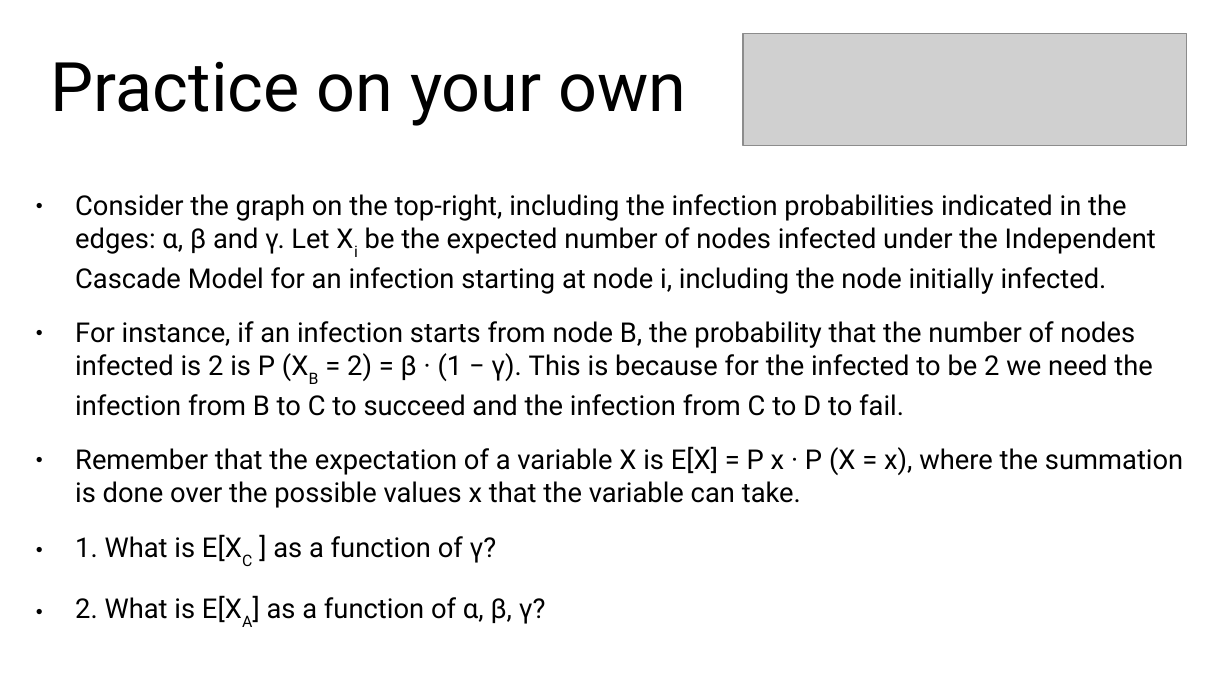
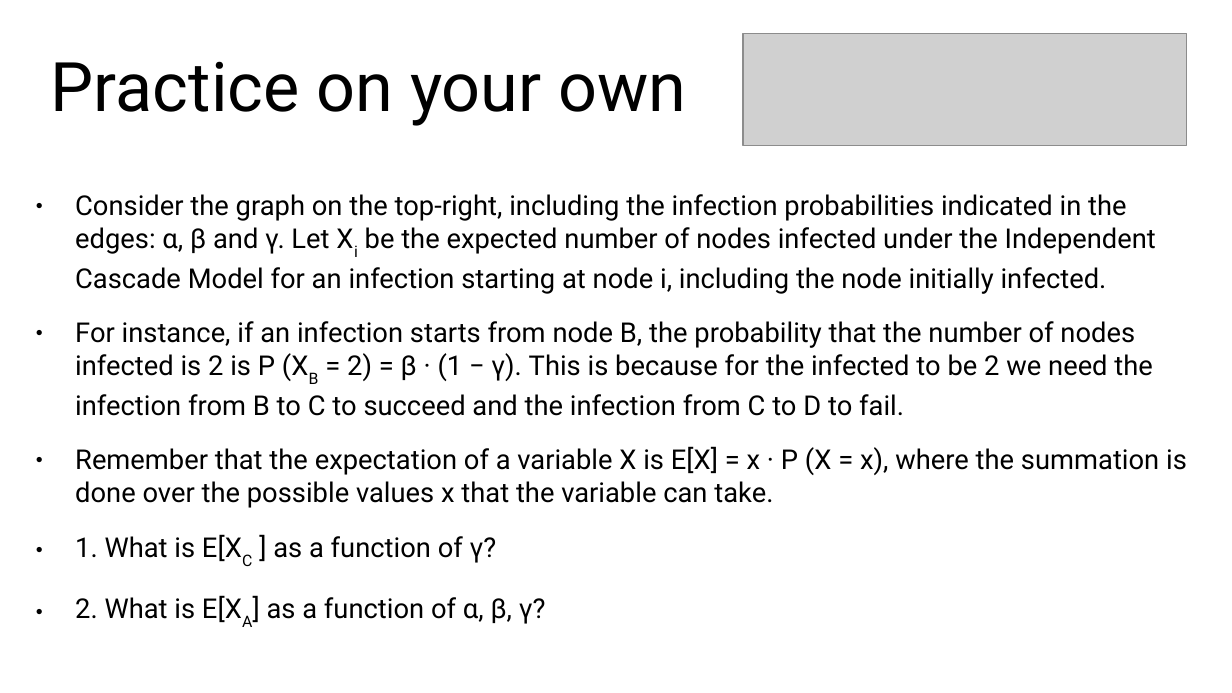
Before and after one commit to chatox/networks-science-course, a slide deck: slide 15 of theory/odp/tt25_models_of_influence.odp. Drawn at 1232x693 pixels with LibreOffice and Linux fonts; fonts in the diff are those of the drawing; grey boxes stand for pictures. Boxes give left, top, right and bottom in pixels: in the first picture for what was removed or moved away, otherwise in the second. Text is boxed around its words. In the diff, an @@ line names an element or a change of style, - is before the commit and + after.

```diff
--- a/theory/odp/tt25_models_of_influence.odp
+++ b/theory/odp/tt25_models_of_influence.odp
@@ text at [75,446,1187,508]: text changed @@
-● Remember that the expectation of a variable X is E[X] = P x · P (X = x), where the summation is done over the possible values x that the variable can take.
+● Remember that the expectation of a variable X is E[X] = x · P (X = x), where the summation is done over the possible values x that the variable can take.
```
Also in this commit, not shown: 1 other file.
